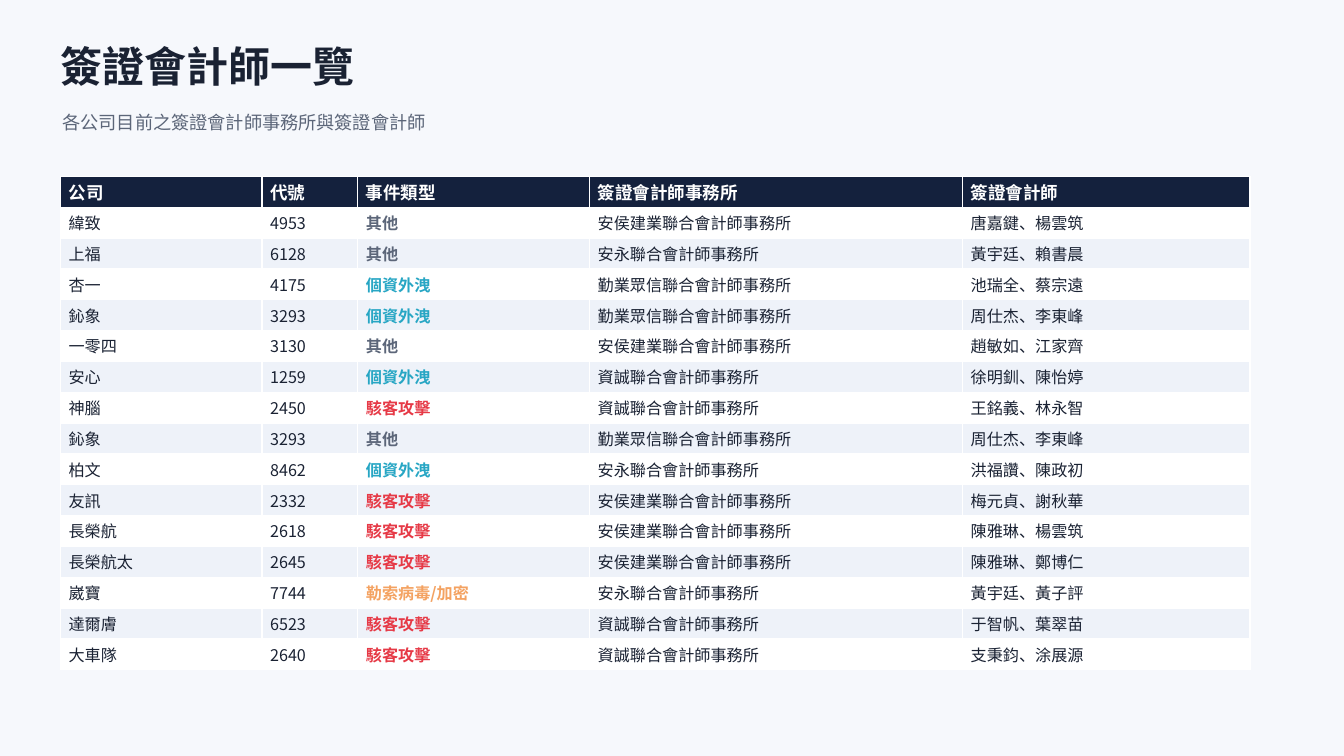
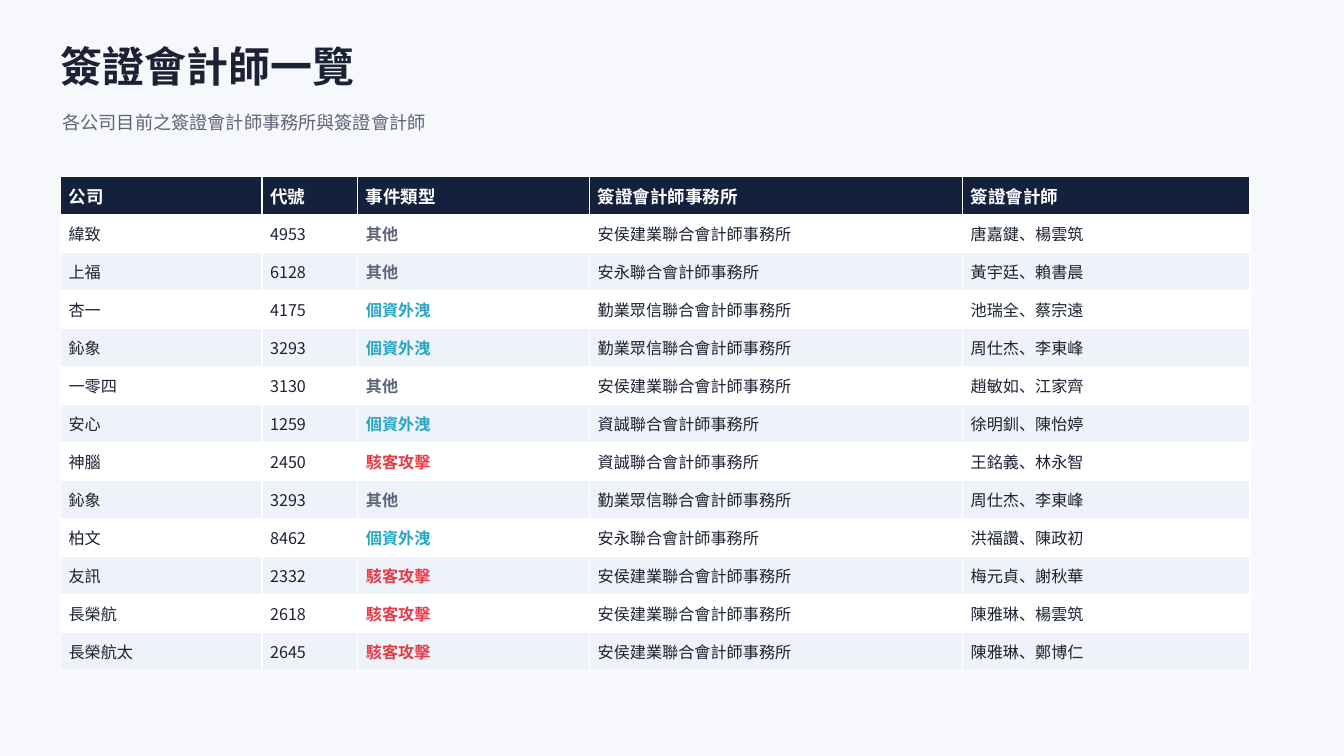
Before and after one commit to Johnnylin77/mops-isec-monitor, a slide deck: slide 4 of 資安事件因應分析.pptx. Drawn at 1344x756 pixels with LibreOffice and Linux fonts; fonts in the diff are those of the drawing. Boxes give left, top, right and bottom in pixels: in the first picture for what was removed or moved away, otherwise in the second. Text is boxed around its words. In the diff, an @@ line names an element or a change of style, - is before the commit and + after.

```diff
--- a/資安事件因應分析.pptx
+++ b/資安事件因應分析.pptx
@@ table at <box>60,176,1250,670</box> @@
-row 14: 崴寶 | 7744 | 勒索病毒/加密 | 安永聯合會計師事務所 | 黃宇廷、黃子評
-row 15: 達爾膚 | 6523 | 駭客攻擊 | 資誠聯合會計師事務所 | 于智帆、葉翠苗
-row 16: 大車隊 | 2640 | 駭客攻擊 | 資誠聯合會計師事務所 | 支秉鈞、涂展源
```
Also in this commit, not shown: 3 other slides changed, 1 slide removed, 2 other files.
